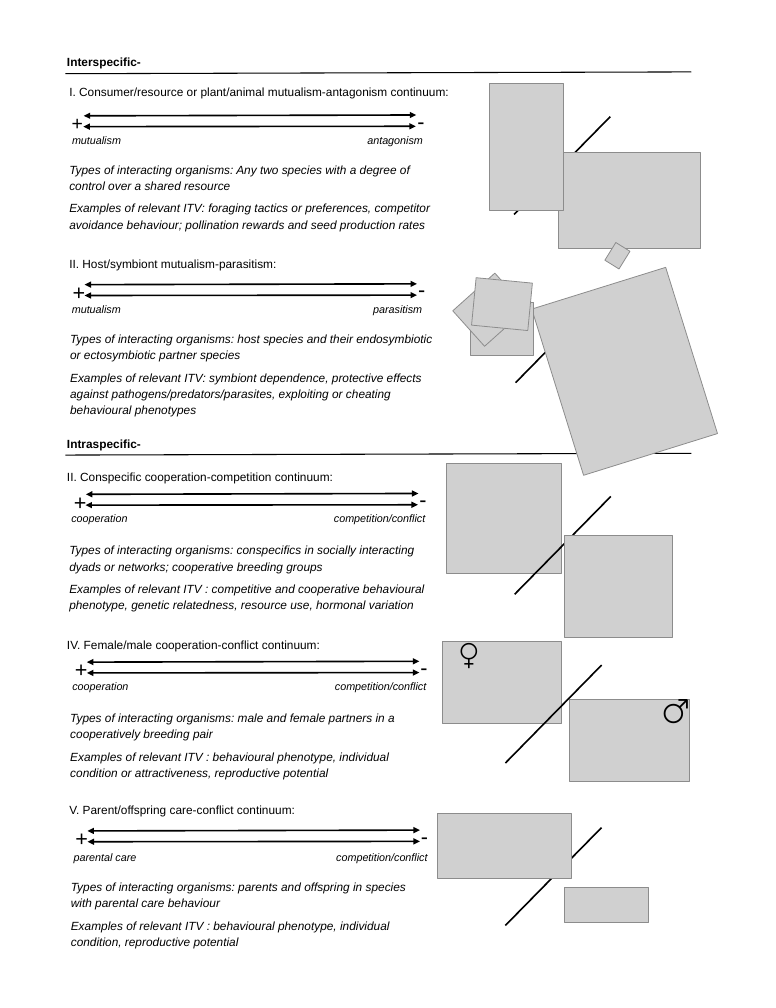
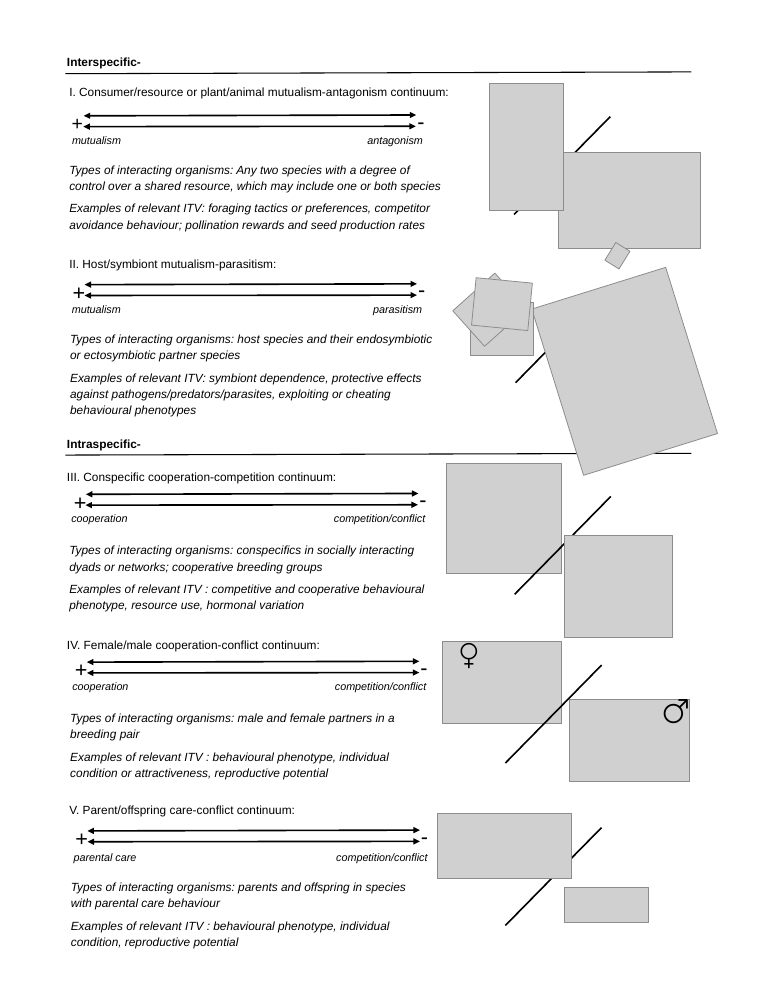
Before and after one commit to NPMoran/synthesis-review_mutualistism-antagonism, a slide deck: slide 1 of Visualisations/Fig_Continua.pptx. Drawn at 776x1008 pixels with LibreOffice and Linux fonts; fonts in the diff are those of the drawing; grey boxes stand for pictures; background and template pictures are left out. Boxes give left, top, right and bottom in pixels: in the first picture for what was removed or moved away, otherwise in the second. Text is boxed around its words. In the diff, an @@ line names an element or a change of style, - is before the commit and + after.

```diff
--- a/Visualisations/Fig_Continua.pptx
+++ b/Visualisations/Fig_Continua.pptx
@@ text at <box>69,165,441,193</box>: text changed @@
-Types of interacting organisms: Any two species with a degree of control over a shared resource
+Types of interacting organisms: Any two species with a degree of control over a shared resource, which may include one or both species
@@ text at <box>67,472,336,483</box>: text changed @@
-II. Conspecific cooperation-competition continuum:
+III. Conspecific cooperation-competition continuum:
@@ text at <box>69,584,424,612</box>: text changed @@
-Examples of relevant ITV : competitive and cooperative behavioural phenotype, genetic relatedness, resource use, hormonal variation
+Examples of relevant ITV : competitive and cooperative behavioural phenotype, resource use, hormonal variation
@@ text at <box>70,713,395,741</box>: text changed @@
-Types of interacting organisms: male and female partners in a cooperatively breeding pair
+Types of interacting organisms: male and female partners in a breeding pair
```
Also in this commit, not shown: 11 other files.
